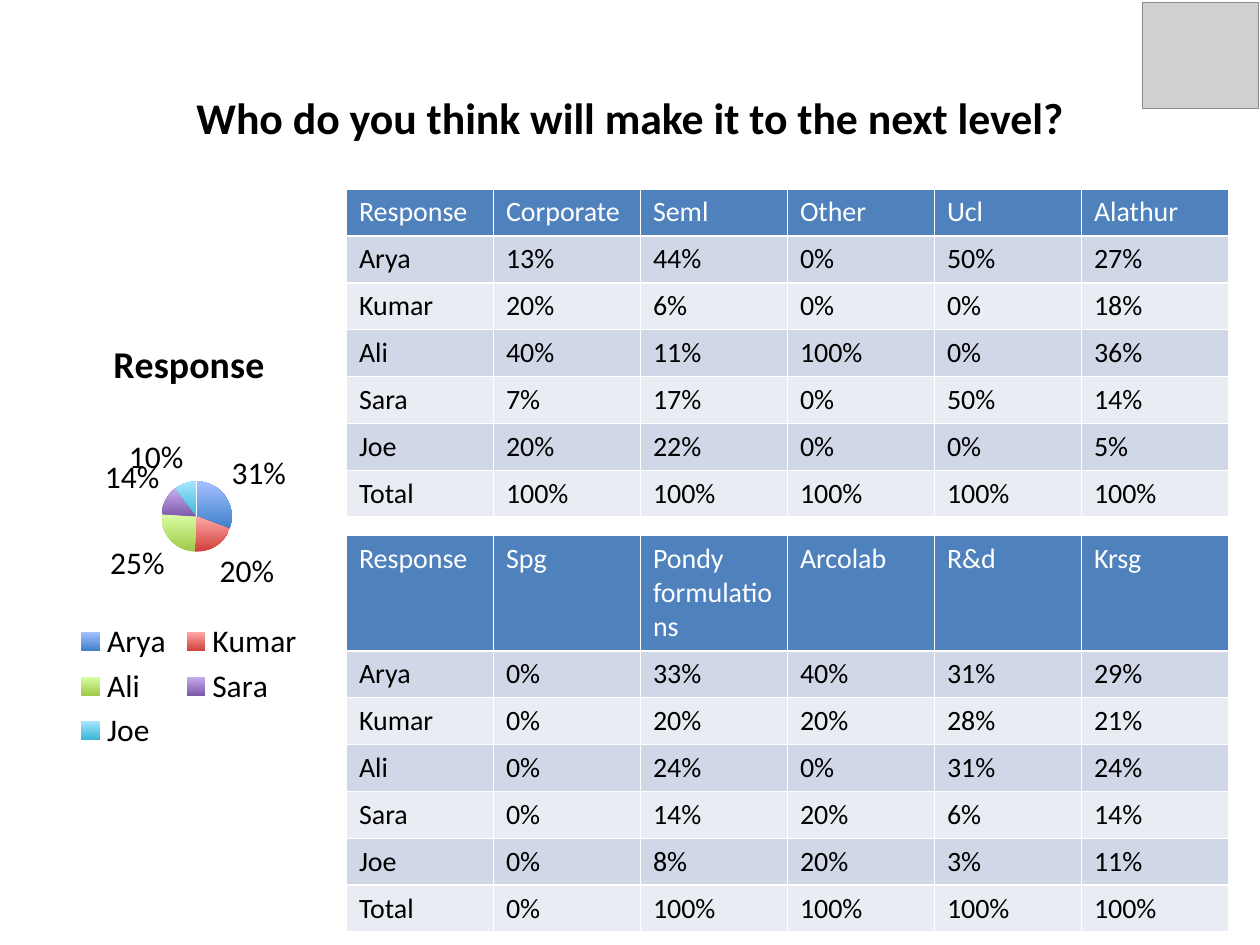
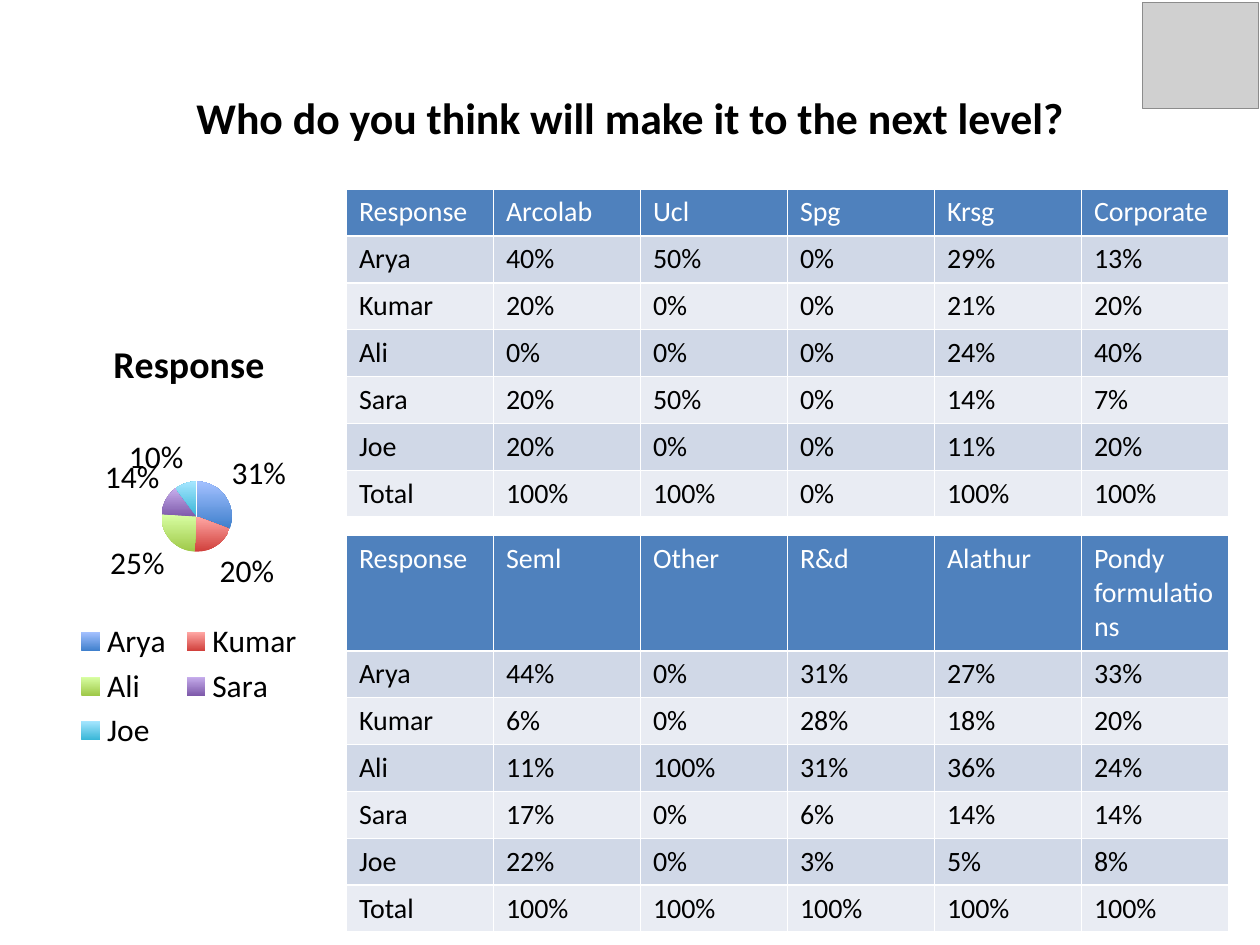
Before and after one commit to taranag/CodeProjects, a slide deck: slide 12 of FlaskApp/static/generated/51Test1.pptx. Drawn at 1260x945 pixels with LibreOffice and Linux fonts; fonts in the diff are those of the drawing; grey boxes stand for pictures. Boxes give left, top, right and bottom in pixels: in the first picture for what was removed or moved away, otherwise in the second. Text is boxed around its words. In the diff, an @@ line names an element or a change of style, - is before the commit and + after.

```diff
--- a/FlaskApp/static/generated/51Test1.pptx
+++ b/FlaskApp/static/generated/51Test1.pptx
@@ table at (346, 189, 1231, 508) @@
-row 1: Response | Corporate | Seml | Other | Ucl | Alathur
+row 1: Response | Arcolab | Ucl | Spg | Krsg | Corporate
-row 2: Arya | 13% | 44% | 0% | 50% | 27%
+row 2: Arya | 40% | 50% | 0% | 29% | 13%
-row 3: Kumar | 20% | 6% | 0% | 0% | 18%
+row 3: Kumar | 20% | 0% | 0% | 21% | 20%
-row 4: Ali | 40% | 11% | 100% | 0% | 36%
+row 4: Ali | 0% | 0% | 0% | 24% | 40%
-row 5: Sara | 7% | 17% | 0% | 50% | 14%
+row 5: Sara | 20% | 50% | 0% | 14% | 7%
-row 6: Joe | 20% | 22% | 0% | 0% | 5%
+row 6: Joe | 20% | 0% | 0% | 11% | 20%
-row 7, column 4: 100%
+row 7, column 4: 0%
@@ table at (346, 536, 1231, 923) @@
-row 1: Response | Spg | Pondy formulations | Arcolab | R&d | Krsg
+row 1: Response | Seml | Other | R&d | Alathur | Pondy formulations
-row 2: Arya | 0% | 33% | 40% | 31% | 29%
+row 2: Arya | 44% | 0% | 31% | 27% | 33%
-row 3: Kumar | 0% | 20% | 20% | 28% | 21%
+row 3: Kumar | 6% | 0% | 28% | 18% | 20%
-row 4: Ali | 0% | 24% | 0% | 31% | 24%
+row 4: Ali | 11% | 100% | 31% | 36% | 24%
-row 5: Sara | 0% | 14% | 20% | 6% | 14%
+row 5: Sara | 17% | 0% | 6% | 14% | 14%
-row 6: Joe | 0% | 8% | 20% | 3% | 11%
+row 6: Joe | 22% | 0% | 3% | 5% | 8%
-row 7, column 2: 0%
+row 7, column 2: 100%
```
Also in this commit, not shown: 9 other slides changed, 1 other file.
